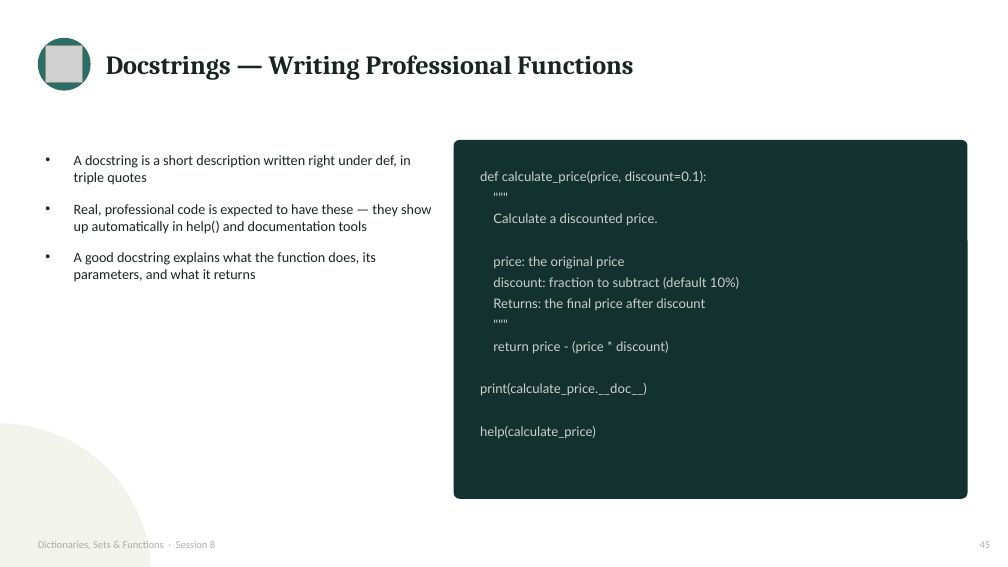
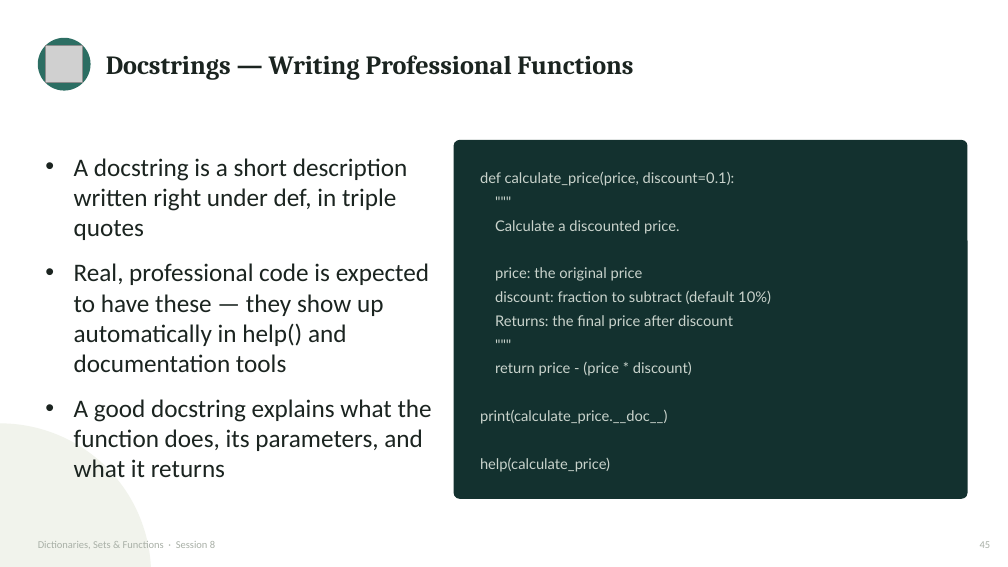
Before and after one commit to waseem-development/ai-ml-course, a slide deck: slide 46 of slides/1_python_slides/7_dicts_sets_functions.pptx. Drawn at 1008x567 pixels with LibreOffice and Linux fonts; fonts in the diff are those of the drawing; grey boxes stand for pictures. Boxes give left, top, right and bottom in pixels: in the first picture for what was removed or moved away, otherwise in the second. Text is boxed around its words. In the diff, an @@ line names an element or a change of style, - is before the commit and + after.

Commit message:
Upated the functions slides

```diff
--- a/slides/1_python_slides/7_dicts_sets_functions.pptx
+++ b/slides/1_python_slides/7_dicts_sets_functions.pptx
@@ text "A docstring is a short ..." at bbox=[74, 158, 432, 477]: size 13.5 to 24 pt @@
@@ text "def calculate_price(price, discount=0.1):" at bbox=[480, 172, 771, 472]: size 12.5 to 14 pt @@
```
Also in this commit, not shown: 3 other slides changed, 3 other files.
